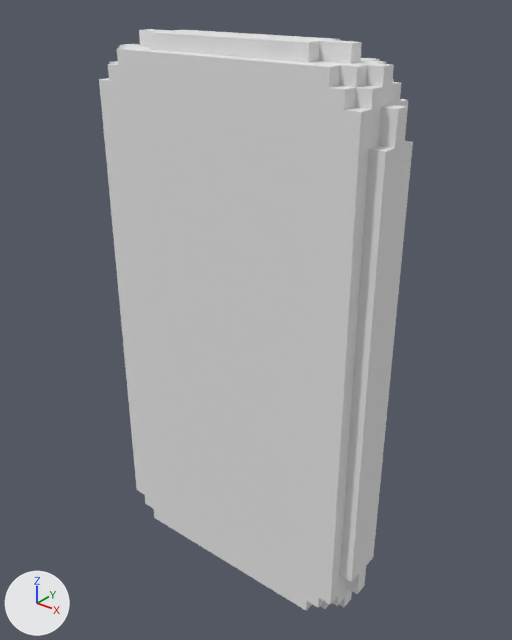
Two versions of the OBJ model Assets/Game/Phone/phone.obj, one commit apart.
Both versions are drawn from a camera (50 mm lens) standing at (28.7, -34.4, 43.1) and looking at (0.4, 1.1, 21.2). Every picture has the same lights, and +X, +Y and +Z are marked at lower left. Where no turn or scale is listed for an object, it has been applied to the vertices. Vertices at the same position are counted once.

The scene before the commit, as lines of its bpy script (objects in view):
```python
me_phone = bpy.data.meshes.new('phone')
me_phone.from_pydata(...)  # 256 vertices, 508 faces; spans x -11.0..11.0, y -2.5..2.5, z 0.0..40.0
me_phone.materials.append(mat_palette)  # white #e7e7e7
ob_phone = bpy.data.objects.new('phone', me_phone)
ob_phone.location = (0.0, 0.0, 0.0)
```
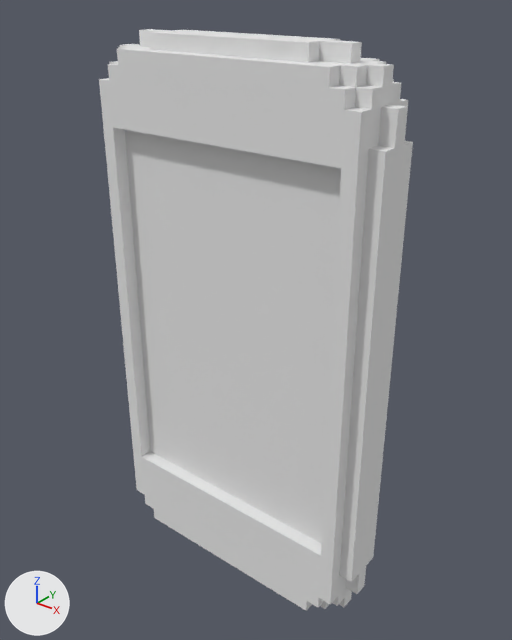
What differs and where, as boxes [x1, y1, x2, y2] in the pictures (512 x 640 px):
part 1 of me_phone, built on: [113, 128, 341, 555] in both

What the commit changed:
me_phone is used by ob_phone; location (0.0, 0.0, 0.0).
me_phone had 256 vertices, 508 faces and spanned x -11.0..11.0, y -2.5..2.5, z 0.0..40.0.
me_phone now has 260 vertices, 516 faces and spans x -11.0..11.0, y -2.5..2.5, z 0.0..40.0.
Part 1, on me_phone:
2 faces are deleted.
4 vertices are added at (9.0, -1.5, 7.0), (9.0, -1.5, 34.0), (-9.0, -1.5, 7.0), (-9.0, -1.5, 34.0).
10 new faces join them.
